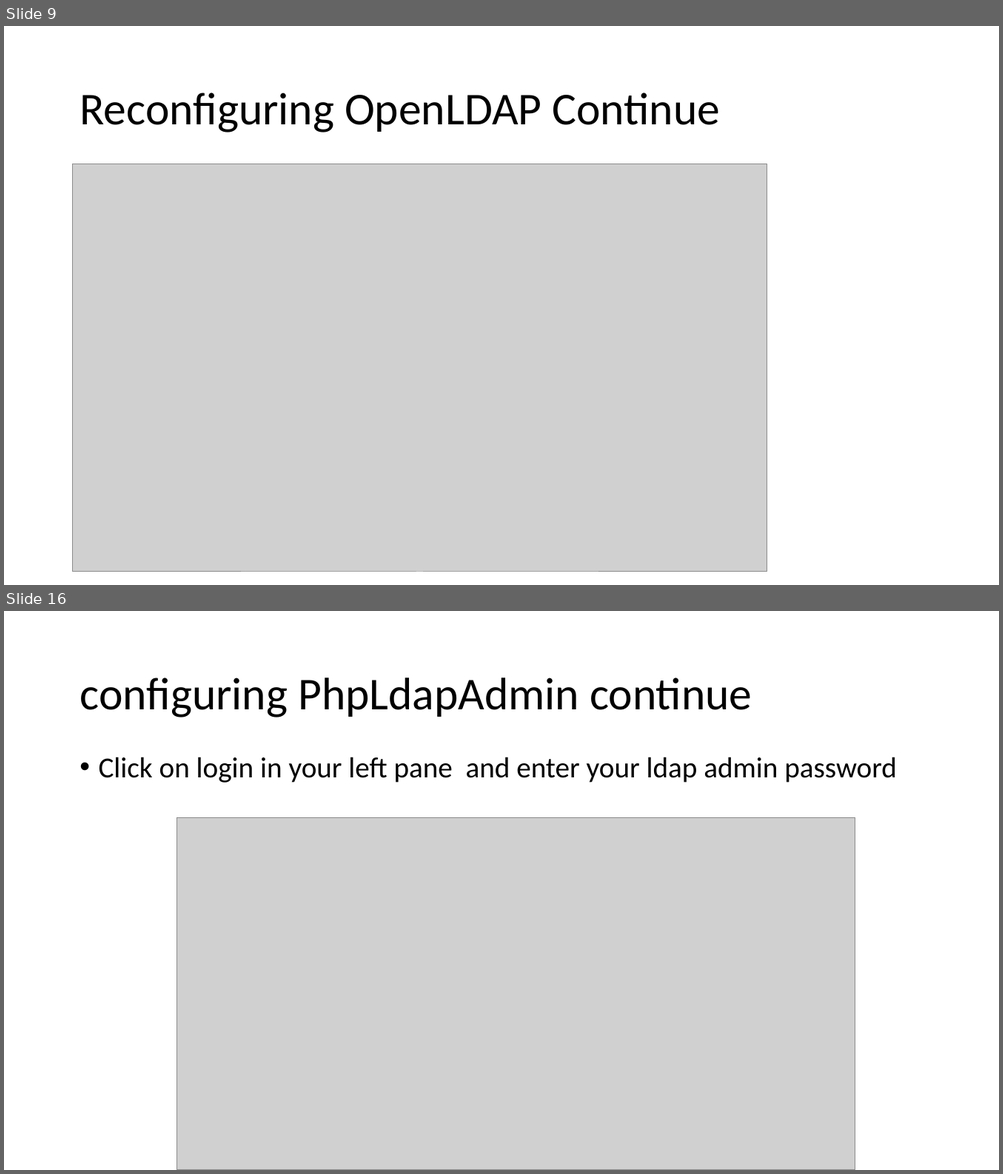
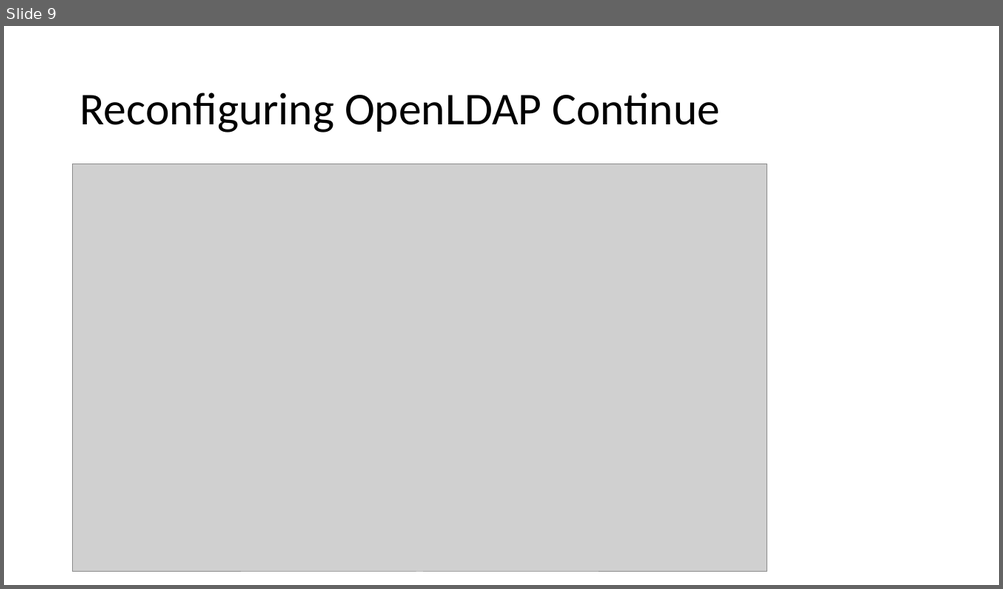
Before and after one commit to afnog/sse, a slide deck: ldap/Openldap exercise.pptx. Shown one above the other, each under a label of ours: slides 9 and 16 before the commit, slide 9 after it; the slides between them are not shown. The pictures are 1003x1174 and 1003x589 pixels, drawn with LibreOffice and Linux fonts; fonts in the diff are those of the drawing; grey boxes stand for pictures. Boxes give left, top, right and bottom in pixels: in the first picture for what was removed or moved away, otherwise in the second. Text is boxed around its words. In the diff, an @@ line names an element or a change of style, - is before the commit and + after.

```diff
--- a/ldap/Openldap exercise.pptx
+++ b/ldap/Openldap exercise.pptx
@@ slide 16 removed at [4, 611, 999, 1170], background #FFFFFF @@
@@ title removed at [79, 678, 751, 718] @@
-configuring PhpLdapAdmin continue
@@ text removed at [99, 757, 896, 783] @@
-• Click on login in your left pane and enter your ldap admin password
@@ picture removed at [177, 817, 855, 1170] @@
```
Also in this commit, not shown: 4 slides changed, 7 slides added, 23 other slides removed.
